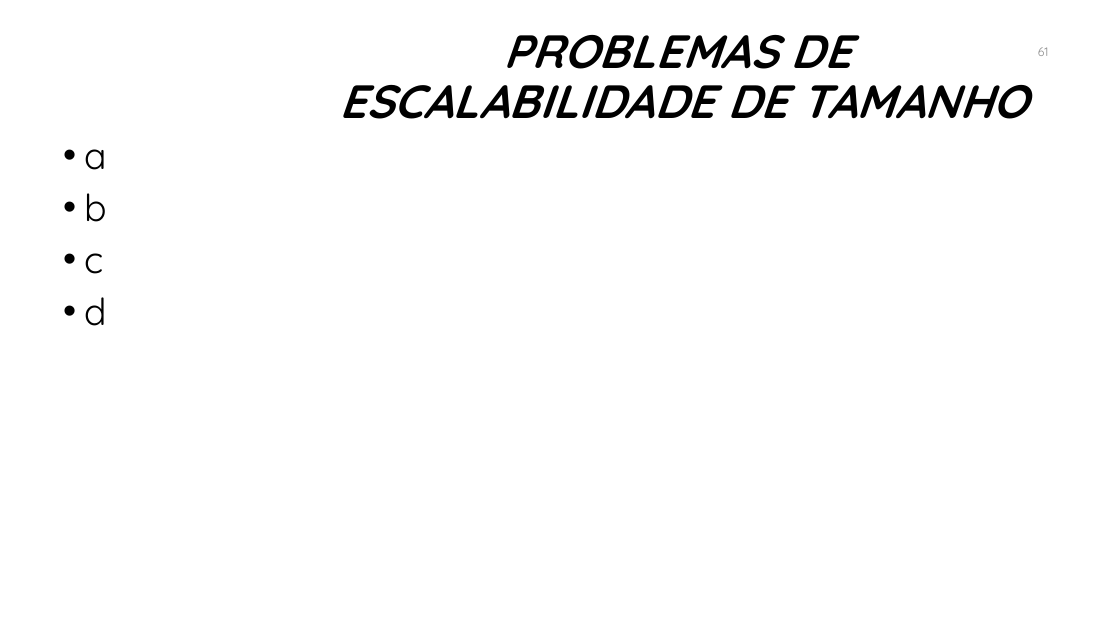
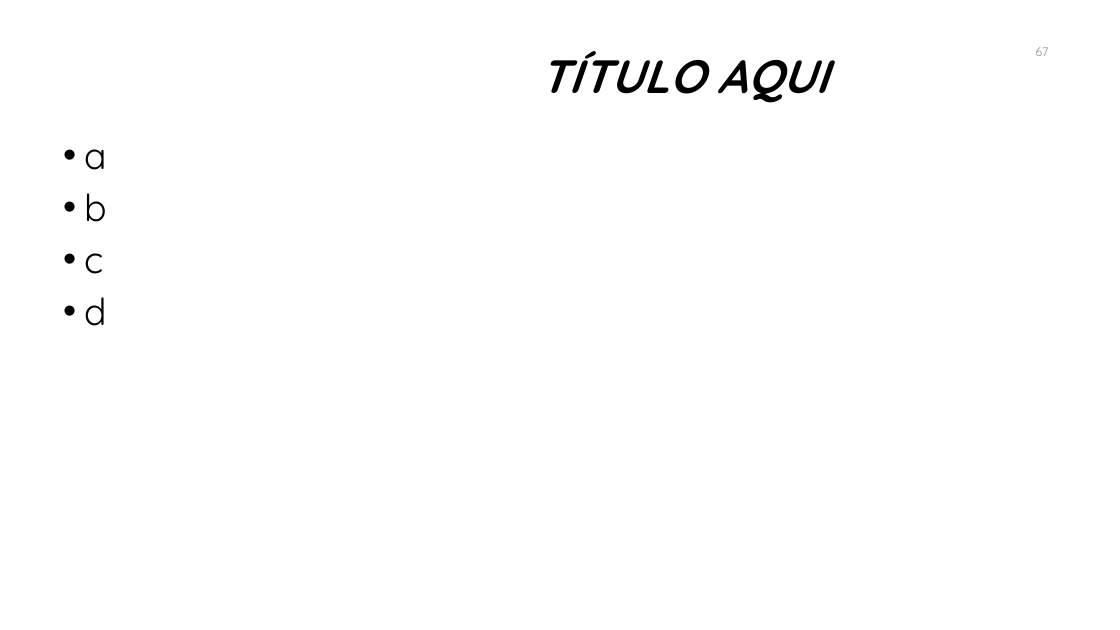
Before and after one commit to manoelcampos/sistemas-distribuidos, a slide deck: slide 67 of introducao-sd.pptx (slide 61 before the commit). Drawn at 1120x630 pixels with LibreOffice and Linux fonts; fonts in the diff are those of the drawing; background and template pictures are left out. Boxes give left, top, right and bottom in pixels: in the first picture for what was removed or moved away, otherwise in the second. Text is boxed around its words. In the diff, an @@ line names an element or a change of style, - is before the commit and + after.

```diff
--- a/introducao-sd.pptx
+++ b/introducao-sd.pptx
@@ title at [539, 51, 828, 103]: text changed @@
-PROBLEMAS DE
-ESCALABILIDADE DE TAMANHO
+TÍTULO AQUI
@@ page number at [1036, 47, 1049, 56]: text changed @@
-61
+67
```
Also in this commit, not shown: 43 other slides changed, 7 slides added, 1 slide removed, 8 other files.
